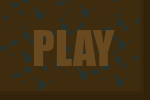
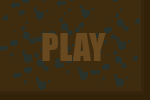
The second 150x100 image is a revision of the first. Changes to its layers:
painted on "PLAY" over bbox(33, 30, 115, 66)
